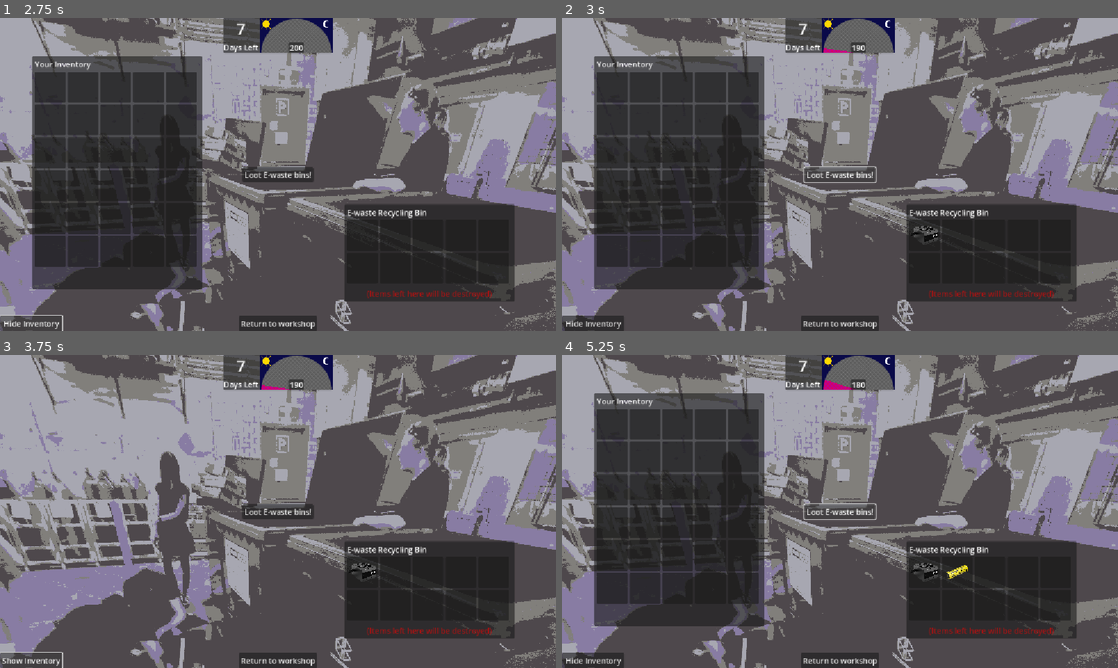
Above: before the commit, frames 1-4 (two rows, left to right).
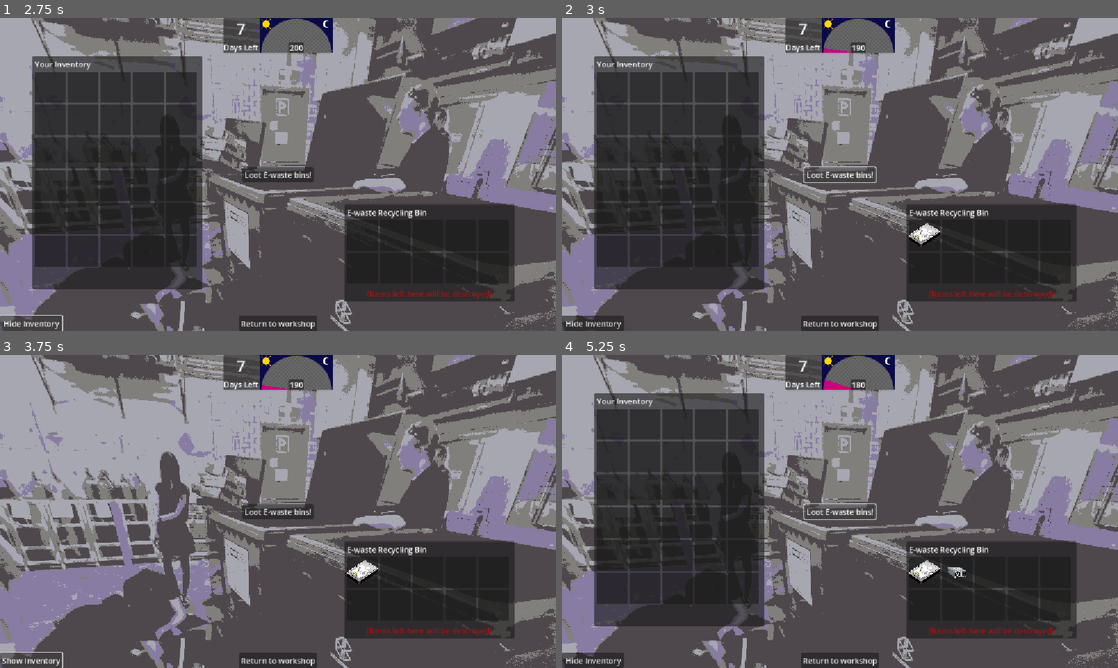
Above: after the commit, the same moments.

Repository: tabby-cat-nya/RustHacker
Game: Godot game, scene res://scenes/workshop.tscn
The game is run twice, just before and just after one commit, with the same random seed, the same clock (stepped at 60 frames per second) and the same inputs. The engine's default icon, where the game draws it, is replaced by a stand-in: a white triangle on a blue panel in a dark square.
Inputs:
- Up to frame 1 (2.75 s): click "Go to ewaste bins" at 0.5 s; click "Hide Inventory" at 1.25 s; click "Show Inventory" at 2 s
- Up to frame 2 (3 s): click "Loot E-waste bins!" at 2.75 s
- Up to frame 3 (3.75 s): click "Hide Inventory" at 3.5 s
- Up to frame 4 (5.25 s): click "Show Inventory" at 4.25 s; click "Loot E-waste bins!" at 5 s

Frame 1 is identical in both runs. In frame 2, 0.2% of the frame differs, in the area x 62-68%, y 65-74%; in frame 3, 0.2%; in frame 4, 0.4%, in the area x 62-73%, y 65-74%.

Commit message:
shift click items across inventories

Diff:
--- /dev/null
+++ b/crafting/craft_recipe.gd
@@ -0,0 +1,5 @@
+extends Resource
+class_name CraftRecipe
+
+@export var ingredients : Array[ItemData] = [null,null,null,null,null,null,null,null,null]
+@export var output : ItemData
--- /dev/null
+++ b/crafting/crafts/computer_craft.tres
@@ -0,0 +1,12 @@
+[gd_resource type="Resource" script_class="CraftRecipe" load_steps=6 format=3 uid="uid://dp4hnei3ur6oe"]
+
+[ext_resource type="Script" uid="uid://dccraom7a7e8d" path="res://inv_system/item_data.gd" id="1_ayiw2"]
+[ext_resource type="Script" uid="uid://b4iu5xrdf0evs" path="res://crafting/craft_recipe.gd" id="2_2p7jb"]
+[ext_resource type="Resource" uid="uid://88v5bcyrgpob" path="res://items/large_psu_item.tres" id="2_egxug"]
+[ext_resource type="Resource" uid="uid://bepkdyf7dn1y0" path="res://items/hdd_item.tres" id="3_ccdvw"]
+[ext_resource type="Resource" uid="uid://c2wbqelme8vy1" path="res://items/ram_item.tres" id="4_tkhhn"]
+
+[resource]
+script = ExtResource("2_2p7jb")
+ingredients = Array[ExtResource("1_ayiw2")]([ExtResource("2_egxug"), ExtResource("4_tkhhn"), ExtResource("3_ccdvw"), null, null, null, null, null, null])
+metadata/_custom_type_script = "uid://b4iu5xrdf0evs"
--- /dev/null
+++ b/crafting/scavenge_recipe.gd
@@ -0,0 +1,6 @@
+extends Resource
+class_name ScavengeRecipe
+
+@export var input : ItemData
+@export var rolls : int = 3
+@export var loot_pool : Dictionary[int, ItemData]
--- a/inv_system/crafting_panel.gd
+++ b/inv_system/crafting_panel.gd
@@ -1,6 +1,7 @@
 extends Inventory
 
 @export var action_button : Button
+@export var craft_recipes : Array[CraftRecipe]
 #@export var no_style : StyleBox
 @export var assemble_style : StyleBox
 @export var assemble_style_hover : StyleBox
@@ -26,8 +27,13 @@
 func _notification(what: int) -> void:
 	super(what)
 	if what == Node.NOTIFICATION_DRAG_END:
-		# check against recipies!
+		check_recipes()
 		pass
+
+func check_recipes():
+	print("checking now")
+	# write checking logic
+	pass
 
 func style_assemble():
 	action_button.add_theme_stylebox_override("normal",assemble_style)
--- a/inv_system/crafting_panel.tscn
+++ b/inv_system/crafting_panel.tscn
@@ -1,7 +1,9 @@
-[gd_scene load_steps=7 format=3 uid="uid://f06ym5ujhdsc"]
+[gd_scene load_steps=9 format=3 uid="uid://f06ym5ujhdsc"]
 
 [ext_resource type="Script" uid="uid://br4fgimf7nygr" path="res://inv_system/crafting_panel.gd" id="1_441s3"]
 [ext_resource type="PackedScene" uid="uid://dgqs20xf7l8c" path="res://inv_system/item_slot.tscn" id="2_h0v0h"]
+[ext_resource type="Script" uid="uid://b4iu5xrdf0evs" path="res://crafting/craft_recipe.gd" id="2_ytbts"]
+[ext_resource type="Resource" uid="uid://dp4hnei3ur6oe" path="res://crafting/crafts/computer_craft.tres" id="3_4h4i0"]
 
 [sub_resource type="StyleBoxFlat" id="StyleBoxFlat_h0v0h"]
 content_margin_left = 0.0
@@ -82,6 +84,7 @@
 offset_bottom = 382.0
 script = ExtResource("1_441s3")
 action_button = NodePath("MarginContainer/VBoxContainer/ActionButton")
+craft_recipes = Array[ExtResource("2_ytbts")]([ExtResource("3_4h4i0")])
 assemble_style = SubResource("StyleBoxFlat_h0v0h")
 assemble_style_hover = SubResource("StyleBoxFlat_441s3")
 assemble_style_pressed = SubResource("StyleBoxFlat_h0v0h")
@@ -89,6 +92,7 @@
 scavenge_style_hover = SubResource("StyleBoxFlat_4h4i0")
 scavenge_style_pressed = SubResource("StyleBoxFlat_ytbts")
 inventory_name = "Workbench"
+type = "Crafting"
 grid = NodePath("MarginContainer/VBoxContainer/ScrollContainer/GridContainer")
 inv_label = NodePath("MarginContainer/VBoxContainer/Label")
 
--- a/inv_system/inventory.gd
+++ b/inv_system/inventory.gd
@@ -3,14 +3,22 @@
 
 @export var inventory_name : String = "Inventory"
 @export var slots : Array[ItemSlot]
+@export var type: String
 @export_group("Node References")
 @export var grid : GridContainer
 @export var inv_label : Label
+
 
 # Called when the node enters the scene tree for the first time.
 func _ready() -> void:
 	slots.assign(grid.get_children())
 	inv_label.text = inventory_name
+	for slot in slots:
+		slot.type = type
+	if type == "Inventory":
+		MouseTweaks.player_inventory = self
+	else:
+		MouseTweaks.other_inventory = self
 	pass # Replace with function body.
 
 
--- a/inv_system/item_slot.gd
+++ b/inv_system/item_slot.gd
@@ -4,6 +4,7 @@
 @export var icon : TextureRect
 @export var item: ItemData
 @export var label : Label
+var type : String
 
 func _ready() -> void:
 	update_ui()
@@ -17,6 +18,7 @@
 	icon.texture = item.icon
 	#tooltip_text = item.item_name
 	label.text = item.value
+
 
 
 func _get_drag_data(at_position: Vector2) -> Variant:
@@ -51,9 +53,11 @@
 	#print("im real?")
 	if item:
 		Tooltip.show_tip(item.item_name)
+		MouseTweaks.hovered_slot = self
 	pass # Replace with function body.
 
 
 func _on_mouse_exited() -> void:
 	Tooltip.hide_tip()
+	MouseTweaks.hovered_slot = null
 	pass # Replace with function body.
--- a/inv_system/player_inventory.tscn
+++ b/inv_system/player_inventory.tscn
@@ -35,6 +35,7 @@
 offset_bottom = 561.0
 script = ExtResource("2_hk4hx")
 inventory_name = "Your Inventory"
+type = "Inventory"
 grid = NodePath("MarginContainer/VBoxContainer/ScrollContainer/GridContainer")
 inv_label = NodePath("MarginContainer/VBoxContainer/Label")
 
--- /dev/null
+++ b/mouseTweaks.gd
@@ -0,0 +1,31 @@
+extends Node
+
+var hovered_slot : ItemSlot
+var player_inventory : Inventory
+var other_inventory : Inventory
+
+# Called when the node enters the scene tree for the first time.
+func _ready() -> void:
+	pass # Replace with function body.
+
+
+# Called every frame. 'delta' is the elapsed time since the previous frame.
+func _process(delta: float) -> void:
+	if Input.is_action_just_pressed("quick_move") and hovered_slot:
+		# figure out what the "other" inventory is and move it
+		var current_inv : String = hovered_slot.type
+		var target_inv : Inventory
+		if current_inv != "Inventory":
+			target_inv = player_inventory
+		else:
+			target_inv = other_inventory
+
+		var temp_item : ItemData = hovered_slot.item
+
+
+		if target_inv.add_item(temp_item):
+			# only runs if it was able to put the item in the target inv
+			hovered_slot.item = null
+			hovered_slot.update_ui()
+
+		pass
--- a/project.godot
+++ b/project.godot
@@ -20,6 +20,7 @@
 Tooltip="*res://tooltip.tscn"
 PlayerInventory="*res://inv_system/player_inventory.tscn"
 Clock="*res://time_system/clock.tscn"
+MouseTweaks="*res://mouseTweaks.gd"
 
 [display]
 
@@ -33,6 +34,14 @@
 movie_writer/movie_file="C:/Users/tabby/Documents/Godot/Projects/RepurposedJam/video.avi"
 movie_writer/fps=30
 
+[input]
+
+quick_move={
+"deadzone": 0.2,
+"events": [Object(InputEventMouseButton,"resource_local_to_scene":false,"resource_name":"","device":-1,"window_id":0,"alt_pressed":false,"shift_pressed":true,"ctrl_pressed":false,"meta_pressed":false,"button_mask":1,"position":Vector2(218, 14),"global_position":Vector2(226, 57),"factor":1.0,"button_index":1,"canceled":false,"pressed":true,"double_click":false,"script":null)
+]
+}
+
 [rendering]
 
 renderer/rendering_method="gl_compatibility"
--- a/scenes/ewaste.tscn
+++ b/scenes/ewaste.tscn
@@ -14,7 +14,7 @@
 [sub_resource type="LabelSettings" id="LabelSettings_00tp4"]
 font_color = Color(1, 0, 0, 0.5764706)
 
-[node name="Control" type="Control" node_paths=PackedStringArray("bin_inventory", "loot_button")]
+[node name="ewaste" type="Control" node_paths=PackedStringArray("bin_inventory", "loot_button")]
 layout_mode = 3
 anchors_preset = 15
 anchor_right = 1.0
@@ -48,6 +48,7 @@
 offset_bottom = 587.0
 script = ExtResource("1_6uqi0")
 inventory_name = "E-waste Recycling Bin"
+type = "Loot"
 grid = NodePath("MarginContainer/VBoxContainer/ScrollContainer/GridContainer")
 inv_label = NodePath("MarginContainer/VBoxContainer/Label")
 
Not shown, added: crafting/craft_recipe.gd.uid
Not shown, added: crafting/scavenge_recipe.gd.uid
Not shown, added: mouseTweaks.gd.uid
Not shown, changed: README.md
